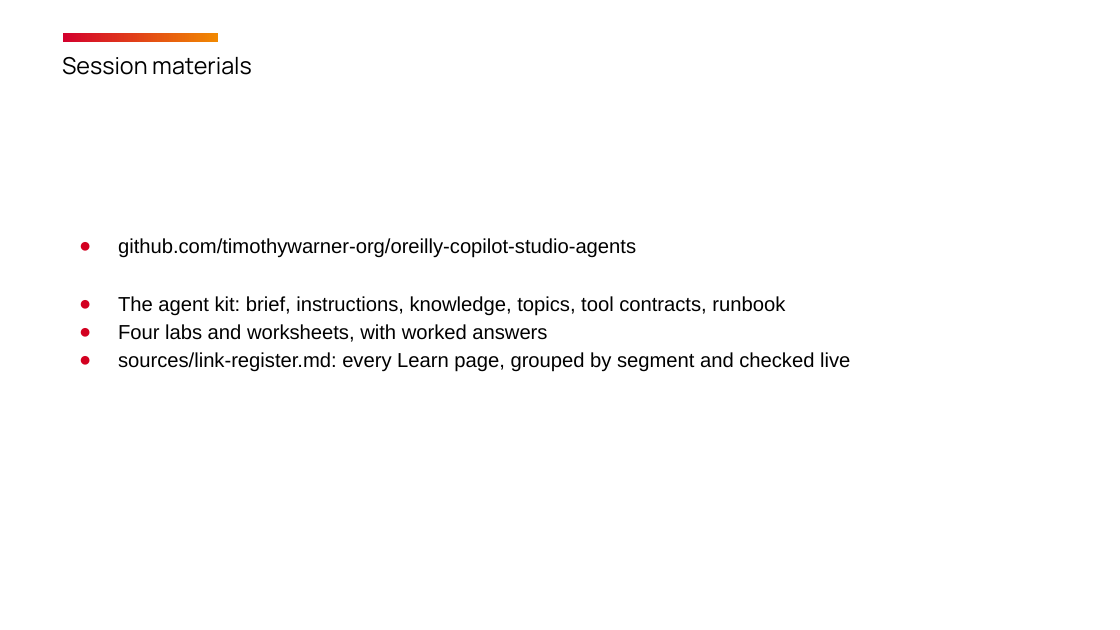
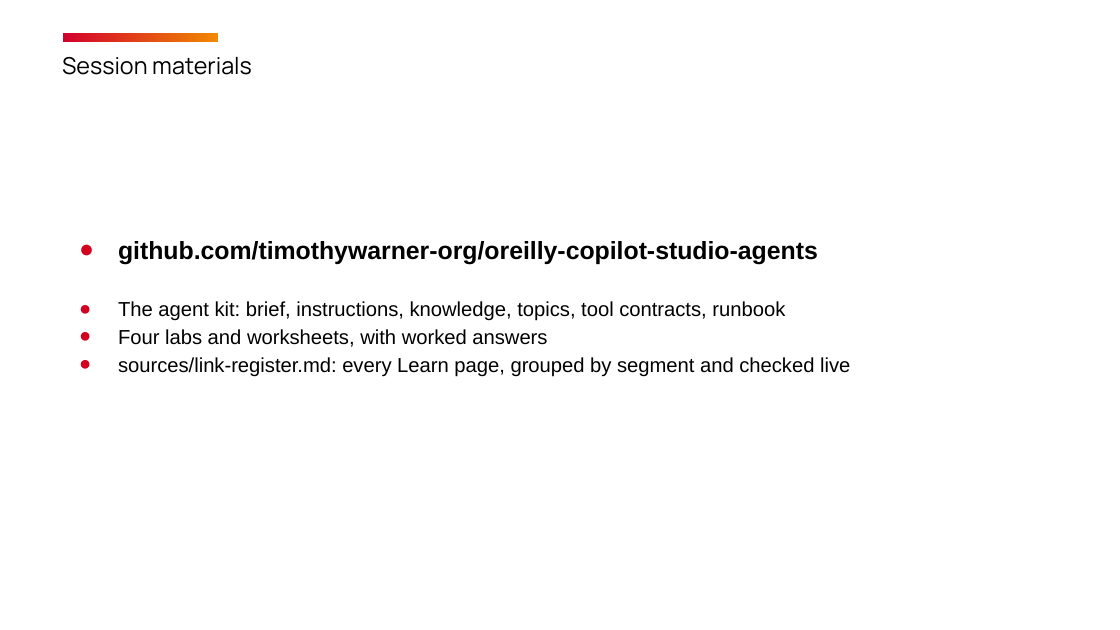
Before and after one commit to timothywarner-org/oreilly-copilot-studio-agents, a slide deck: slide 3 of slides/Warner-CopilotStudio-Agents-2026-09-08.pptx. Drawn at 1120x630 pixels with LibreOffice and Linux fonts; fonts in the diff are those of the drawing; background and template pictures are left out. Boxes give left, top, right and bottom in pixels: in the first picture for what was removed or moved away, otherwise in the second. Text is boxed around its words. In the diff, an @@ line names an element or a change of style, - is before the commit and + after.

```diff
--- a/slides/Warner-CopilotStudio-Agents-2026-09-08.pptx
+++ b/slides/Warner-CopilotStudio-Agents-2026-09-08.pptx
@@ text at <box>118,241,818,265</box>: size 13 to 16 pt, bold on in "github.com/timothywarner-org/oreilly-copilot-studio-agents" @@
```
Also in this commit, not shown: 2 other slides changed, 6 other files.
